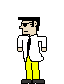
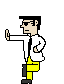
Layered file, before and after one edit (64×84). Changes by layer:
added layer "rw M copy" above "rw R" over [5,16,46,84]
hid "rw R" over [17,17,47,84]
